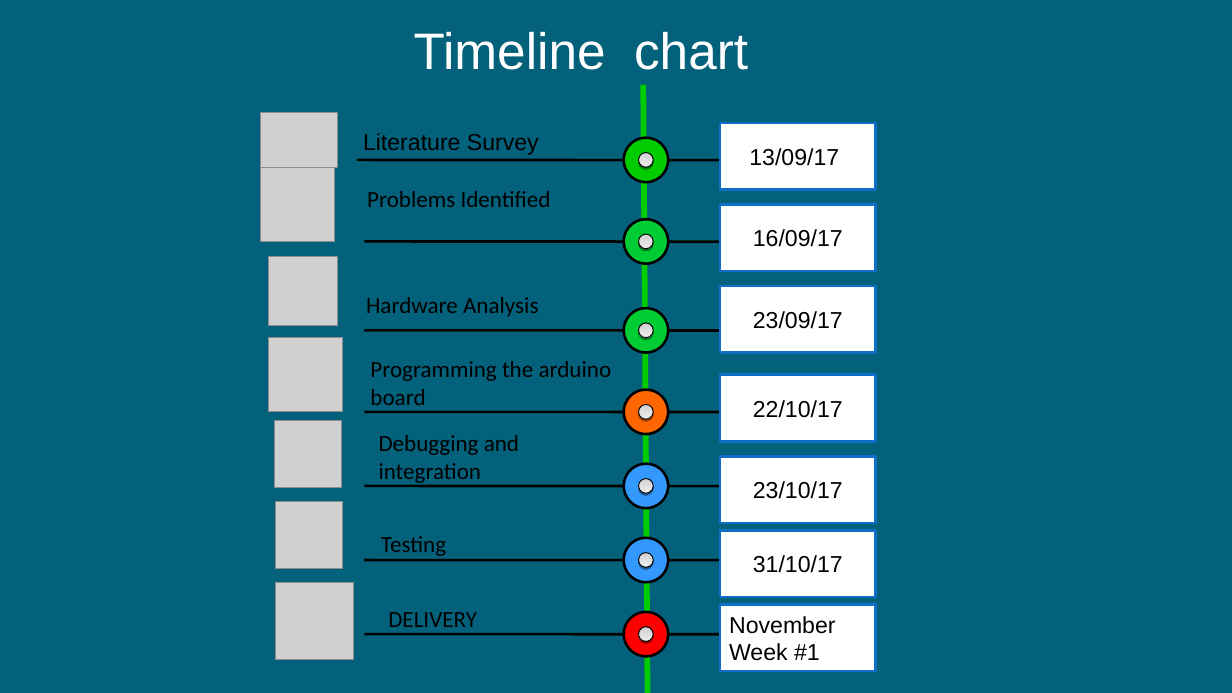
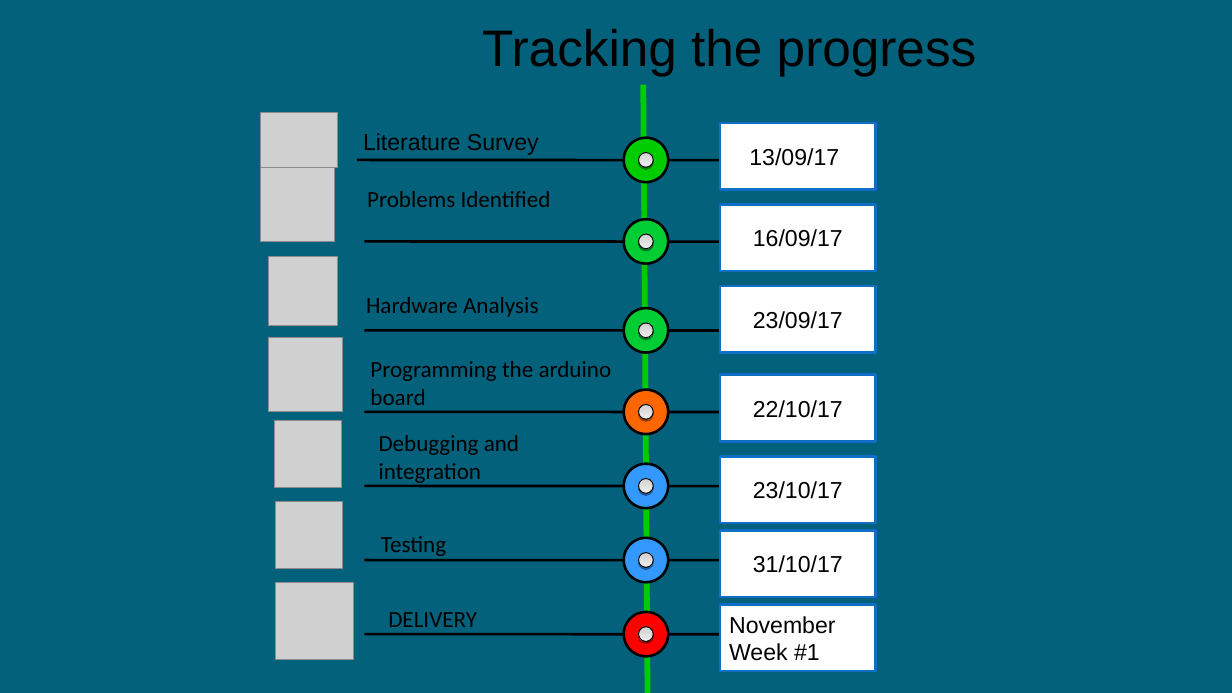
Before and after one commit to 2DSharp/BlueBerry, a slide deck: slide 13 of Documentation/Presentations/2.WeeklyProgress.odp. Drawn at 1232x693 pixels with LibreOffice and Linux fonts; fonts in the diff are those of the drawing; grey boxes stand for pictures. Boxes give left, top, right and bottom in pixels: in the first picture for what was removed or moved away, otherwise in the second. Text is boxed around its words. In the diff, an @@ line names an element or a change of style, - is before the commit and + after.

```diff
--- a/Documentation/Presentations/2.WeeklyProgress.odp
+++ b/Documentation/Presentations/2.WeeklyProgress.odp
@@ text at <box>482,29,977,76</box>: text changed; text colour #FFFFFF to #000000 @@
-Timeline chart
+Tracking the progress
```
Also in this commit, not shown: 10 other slides changed, 1 slide added, 1 slide removed, 5 other files.
